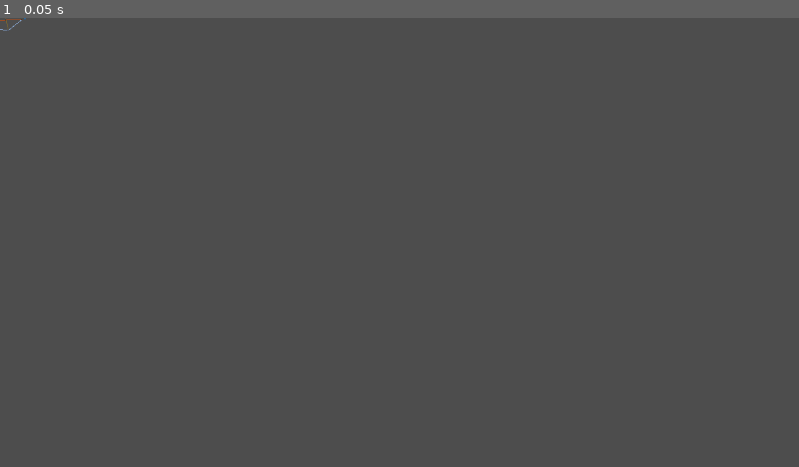
Above: before the commit, frame 1.
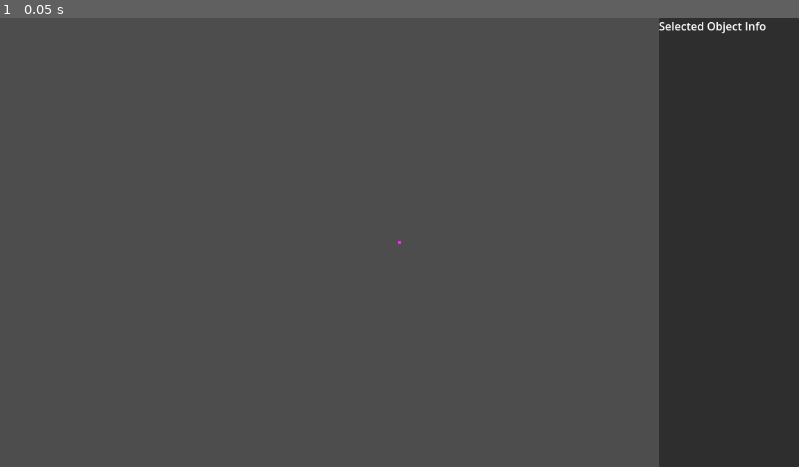
Above: after the commit, the same moment.

Repository: Kinny09/Hull-Traffic-Sim-Honors
Game: Godot game, scene res://scenes/simulation.tscn
Two runs of this game, one before a commit and one after it. Both use one fixed random seed, a clock stepped at 60 frames per second and the inputs below. Before the commit the project starts from res://scenes/pathfinding_testing.tscn.
Inputs:
- Up to frame 1 (0.05 s): no input

The runs differ from the first frame. In frame 1, 17% of the frame differs, in the area x 0-100%, y 0-100%.

Commit message:
Updated the nodes and ways to the new format

Diff:
--- a/hull-traffic-sim-source/project.godot
+++ b/hull-traffic-sim-source/project.godot
@@ -11,6 +11,6 @@
 [application]
 
 config/name="HullTrafficSimSource"
-run/main_scene="uid://c2oeykliqa384"
+run/main_scene="uid://dwl0im38iqcjv"
 config/features=PackedStringArray("4.5", "Forward Plus")
 config/icon="res://icon.svg"
--- a/hull-traffic-sim-source/scenes/AssetConstructorScript.gd
+++ b/hull-traffic-sim-source/scenes/AssetConstructorScript.gd
@@ -23,7 +23,10 @@
 	"id": 0,
 	"roadWidth": 0,
 	"lanes": 2,
-	"globalPosition": Vector2(0,0)
+	"globalPosition": Vector2(0,0),
+	"baseMovementCost": 0,
+	"congestion": 0.0,
+	"wayCapacity": 0.0
 }
 var placeInfoDictionary: Dictionary[String, Variant] = {
 	"buildingType": "",
@@ -114,7 +117,7 @@
 
 		# Moving the road to a place near it's real position
 		var randomNode = roadNodes[way["nodes"][0]]
-		globalRoadPosition = Vector2(randomNode["X"], randomNode["Y"])
+		globalRoadPosition = randomNode["position"]
 		newRoad.set_global_position(globalRoadPosition)
 		newRoadInfoDictionary["globalPosition"] = globalRoadPosition
 
@@ -187,8 +190,8 @@
 				var currentNode = roadNodes[listOfNodesInWay[nodeIndex]]
 				var nodeAhead = roadNodes[listOfNodesInWay[nodeIndex + 1]]
 
-				var currentNodeVector = Vector2(currentNode["X"], currentNode["Y"])
-				var nodeAheadVector =  Vector2(nodeAhead["X"], nodeAhead["Y"])
+				var currentNodeVector = currentNode["position"]
+				var nodeAheadVector =  nodeAhead["position"]
 
 				newClickSegment.shape = RectangleShape2D.new()
 				newClickSegment.name = "Roads|"+ str(clickSegmentCount) + "|" + str(newRoad.name)
@@ -200,7 +203,7 @@
 
 				ClickingDetection.add_child(newClickSegment)
 
-		# Finding nodes that are adjacent to each other and documenting that
+		# Finding nodes that are adjacent to each other and documenting that, also adding the nodes parent
 		for nodeIndex in listOfNodesInWay.size():
 			var nodeID = listOfNodesInWay[nodeIndex]
 			if nodeIndex - 1 >= 0 and not roadWays[wayID]["oneWay"]:
@@ -208,6 +211,25 @@
 
 			if nodeIndex + 1 <= listOfNodesInWay.size() - 1:
 				roadNodes[nodeID]["adjacentNodes"].append(listOfNodesInWay[nodeIndex + 1])
+
+			roadNodes[nodeID]["parentWay"].append(roadNodes[nodeID])
+
+		# Calculating the base cost of moving inside this way
+		var wayCapacity: int = 0
+		var baseCost: int = 0
+
+		if roadWays[wayID]["lanes"] / 2 != 0:
+			wayCapacity = 500 * (roadWays[wayID]["lanes"] / 2) * (roadWays[wayID]["speedLimit"] / 4)
+			baseCost = 500 / roadWays[wayID]["speedLimit"] / (roadWays[wayID]["lanes"] / 2)
+
+		else:
+			wayCapacity = 500 * (roadWays[wayID]["lanes"]) * (roadWays[wayID]["speedLimit"] / 4)
+			baseCost = 500 / roadWays[wayID]["speedLimit"] / (roadWays[wayID]["lanes"])
+
+		roadWays[wayID]["wayCapacity"] = wayCapacity
+		roadWays[wayID]["baseMovementCost"] = baseCost
+
+
 
 	# -----------------------------------------------------------------------------------------------------------------------------------------------------
 	# Loading the Buildings
@@ -236,7 +258,7 @@
 
 		# Moving the building to a place near it's real position
 		var randomBuildingNode = ImportedData.buildingNodeData[buildingWay["nodes"][0]]
-		var globalBuildingPosition = Vector2(randomBuildingNode["X"], randomBuildingNode["Y"])
+		var globalBuildingPosition = randomBuildingNode["position"]
 		newBuilding.set_global_position(globalBuildingPosition)
 
 		# Creating the click detection zone for the building
@@ -250,7 +272,7 @@
 		var arrayOfVectors = []
 		for nodeID in buildingWay["nodes"]:
 			var node = ImportedData.buildingNodeData[nodeID]
-			var currentVector = Vector2(node.X, node.Y) - globalBuildingPosition
+			var currentVector = node["position"] - globalBuildingPosition
 			arrayOfVectors.append(currentVector)
 		buildingShape.set_polygon(arrayOfVectors)
 		newClickZone.set_polygon(arrayOfVectors)
@@ -306,7 +328,7 @@
 	# Adding the points for the line
 	for nodeID in listOfNodes:
 		var node = roadNodes[nodeID]
-		var currentVector = Vector2(node.X, node.Y) - globalRoadPosition
+		var currentVector = node["position"] - globalRoadPosition
 		laneBeingConstructed.add_point(currentVector)
 
 	# Sorting out the width of the line and Zindex
--- a/hull-traffic-sim-source/scenes/HTTPRequestScript.gd
+++ b/hull-traffic-sim-source/scenes/HTTPRequestScript.gd
@@ -22,7 +22,7 @@
 	http_request.request_completed.connect(_on_request_completed)
 
 	# For just the Uni and Area:
-	# way(53.76953,-0.38532,53.78109,-0.35163)
+	# way(53.75980,-0.39443,53.78318,-0.35470)
 
 	# For all of Hull
 	# way(53.715000,-0.4836188,53.8109399,-0.2109668)
@@ -31,7 +31,7 @@
 	query = """
 		[out:json][timeout:50];
 		(
-			way(53.76953,-0.38532,53.78109,-0.35163)
+			way(53.75980,-0.39443,53.78318,-0.35470)
 			["highway"~"^(motorway|trunk|primary|secondary|tertiary|motorway_link|trunk_link|primary_link|secondary_link|tertiary_link|residential|unclassified|living_street)$"];
 			>;
 		);
@@ -45,7 +45,7 @@
 	query = """
 		[out:json][timeout:50];
 		(
-			way(53.76953,-0.38532,53.78109,-0.35163)
+			way(53.75980,-0.39443,53.78318,-0.35470)
 			["building"];>;
 		);
 		out;
--- a/hull-traffic-sim-source/scenes/JSONConverterScript.gd
+++ b/hull-traffic-sim-source/scenes/JSONConverterScript.gd
@@ -81,9 +81,12 @@
 				var longitude = objectBeingEdited["lon"]
 
 				var position = convertLongLatToScreenXY(latitude, longitude)
-				objectBeingEdited["X"] = position[1]
-				objectBeingEdited["Y"] = position[0]
+				objectBeingEdited["position"] = Vector2(position[1], position[0])
+				#objectBeingEdited["X"] = position[1]
+				#objectBeingEdited["Y"] = position[0]
 				objectBeingEdited["adjacentNodes"] = []
+				objectBeingEdited["parentWay"] = []
+
 
 				# Adding the object to the parsedNode list
 				parsedNodes[objectID] = objectBeingEdited
Not shown, changed: hull-traffic-sim-source/scenes/AssetConstructorScript.gd.uid
Not shown: 1 places in hull-traffic-sim-source/scenes/simulation.tscn that only renumber resources
